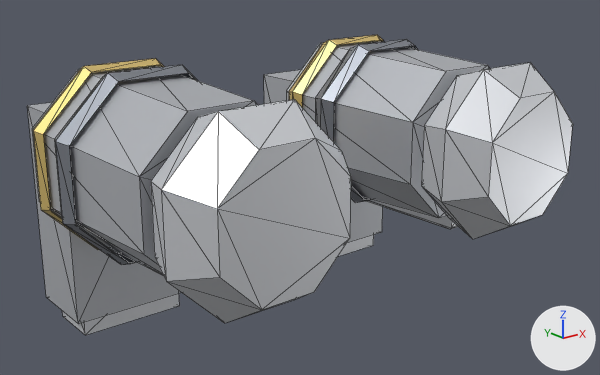
A saved change to the glTF model client/public/models/armour/boots_plated.glb.
One viewpoint serves both versions: a camera (50 mm lens) standing at (-0.829, -1.316, 0.346) and looking at (0.002, -0.278, -0.069). Every picture has the same lights, and +X, +Y and +Z are marked at lower right. The first picture is the older version. Mesh edges are drawn as thin lines. Vertices at exactly the same position are counted once.

Objects in the first picture: 'FootL', 'FootR', 'LowerLegL', 'LowerLegR'.
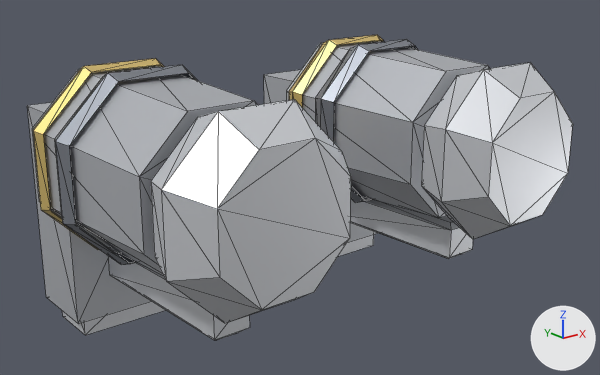
Pixel boxes (x1, y1, x2, y2) of what changed, in the pictures (600 x 375 px; the box of a moved part takes in the faces that stretch with it):
'LowerLegR', reshaped (6% taller): before (32, 58, 351, 323); after (32, 58, 351, 340)
'LowerLegL', reshaped (10% taller): before (286, 35, 573, 239); after (286, 35, 573, 259)
part 1 of me_lowerlegl_005, moved or reshaped: before (362, 196, 458, 229); after (350, 197, 473, 259)
part 2 of me_lowerlegr_005, moved or reshaped (not visible before): after (108, 248, 250, 340)

The change in detail:
me_lowerlegl_005 is used by ob_lowerlegl; location (0.0, 0.0, 0.0).
me_lowerlegl_005 had 104 vertices, 164 faces and spanned x 0.094..0.39, y -0.56..-0.11, z -0.154..0.148.
me_lowerlegl_005 now has 104 vertices, 164 faces and spans x 0.094..0.39, y -0.56..-0.11, z -0.209..0.148.
me_lowerlegl_005 part 1: the loose piece of 16 vertices spanning x 0.202..0.282, y -0.43..-0.13, z -0.154..-0.086 is moved by (0.0, 0.0, -0.055).
me_lowerlegr_005 is used by ob_lowerlegr; location (0.0, 0.0, 0.0).
me_lowerlegr_005 had 104 vertices, 164 faces and spanned x -0.39..-0.094, y -0.56..-0.11, z -0.154..0.148.
me_lowerlegr_005 now has 104 vertices, 164 faces and spans x -0.39..-0.094, y -0.56..-0.11, z -0.209..0.148.
me_lowerlegr_005 part 2: the loose piece of 16 vertices spanning x -0.282..-0.202, y -0.43..-0.13, z -0.154..-0.086 is moved by (0.0, 0.0, -0.055).
